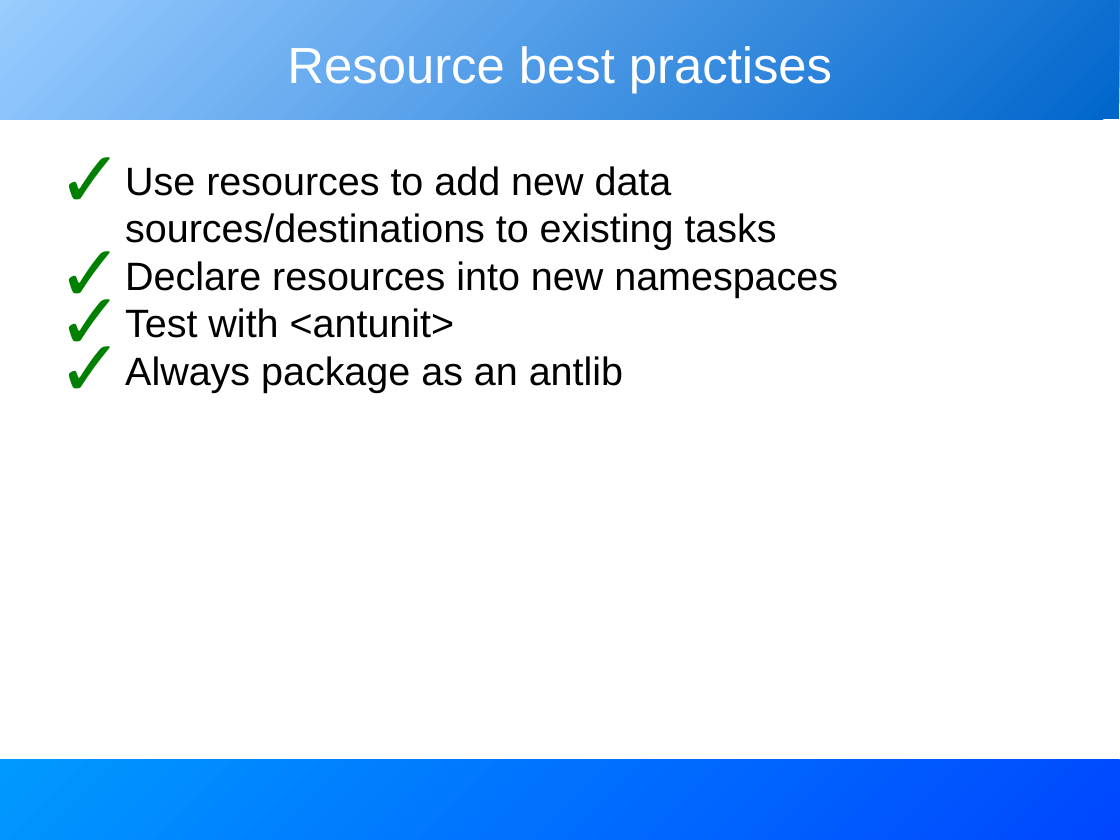
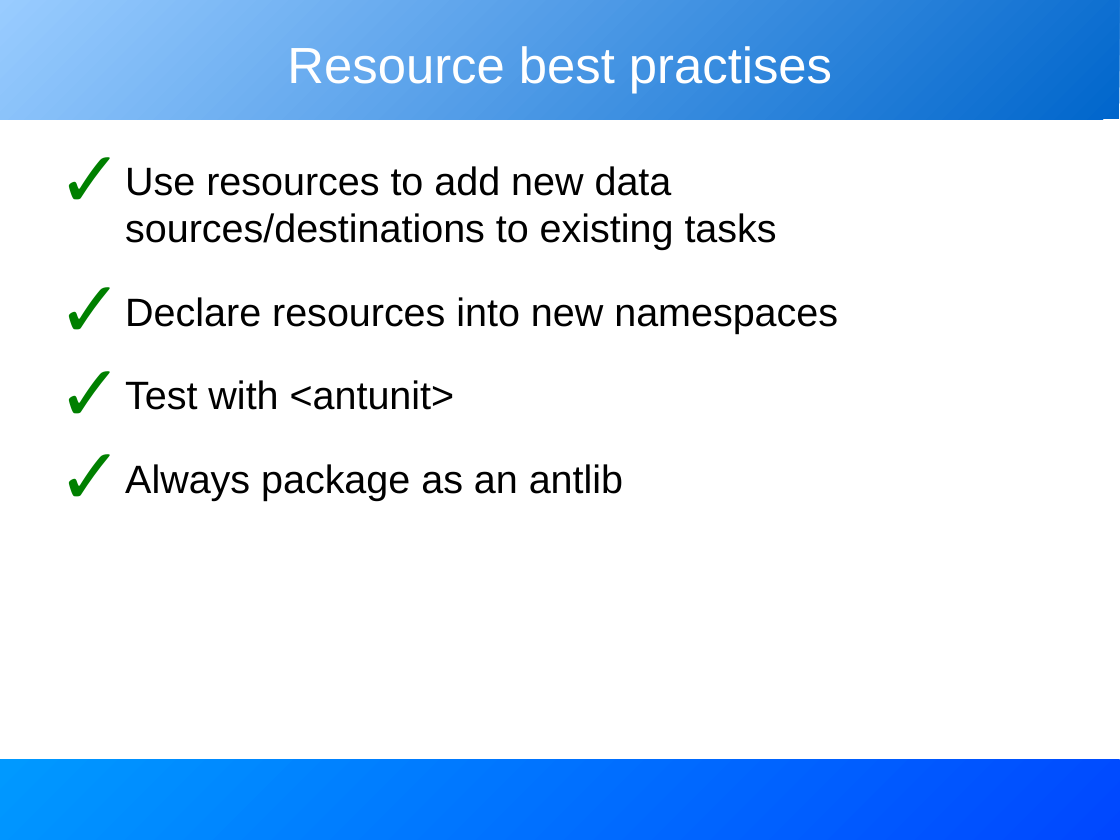
Before and after one commit to BeatrizTercero/repoSvnAnt, a slide deck: slide 27 of core/trunk/docs/slides/extending_ant.odp. Drawn at 1120x840 pixels with LibreOffice and Linux fonts; fonts in the diff are those of the drawing. Boxes give left, top, right and bottom in pixels: in the first picture for what was removed or moved away, otherwise in the second. Text is boxed around its words. In the diff, an @@ line names an element or a change of style, - is before the commit and + after.

```diff
--- a/core/trunk/docs/slides/extending_ant.odp
+++ b/core/trunk/docs/slides/extending_ant.odp
@@ text "Use resources to add new ..." at <box>125,166,838,500</box>: more space between paragraphs @@
```
Also in this commit, not shown: 7 other slides changed.
